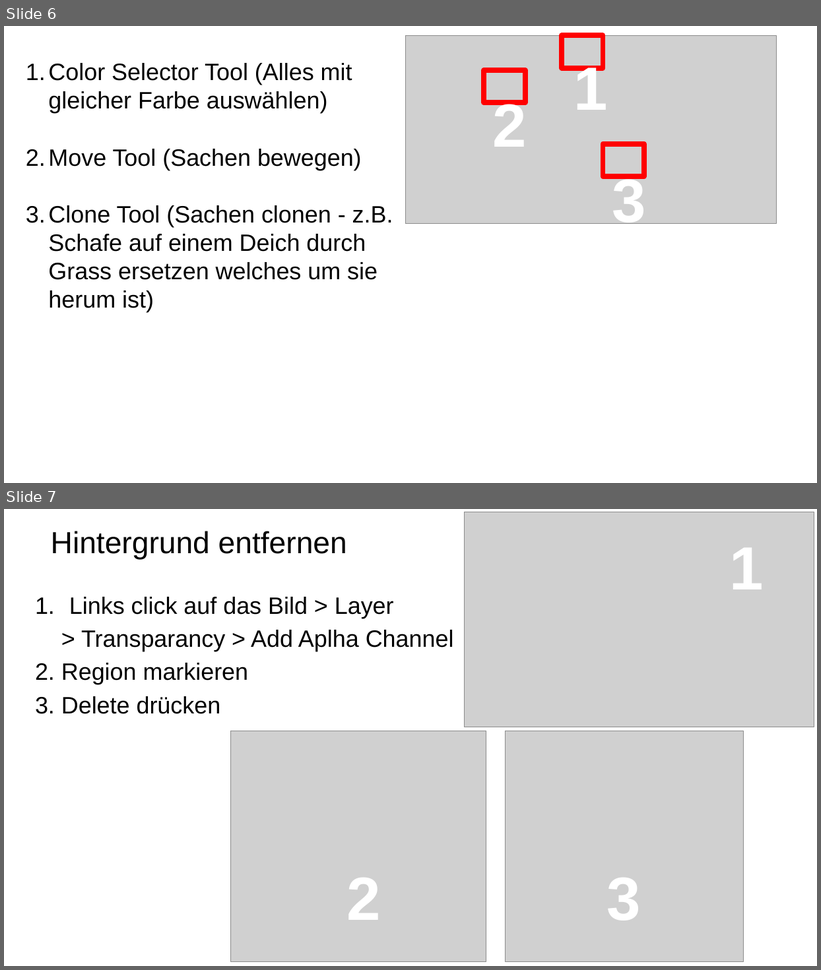
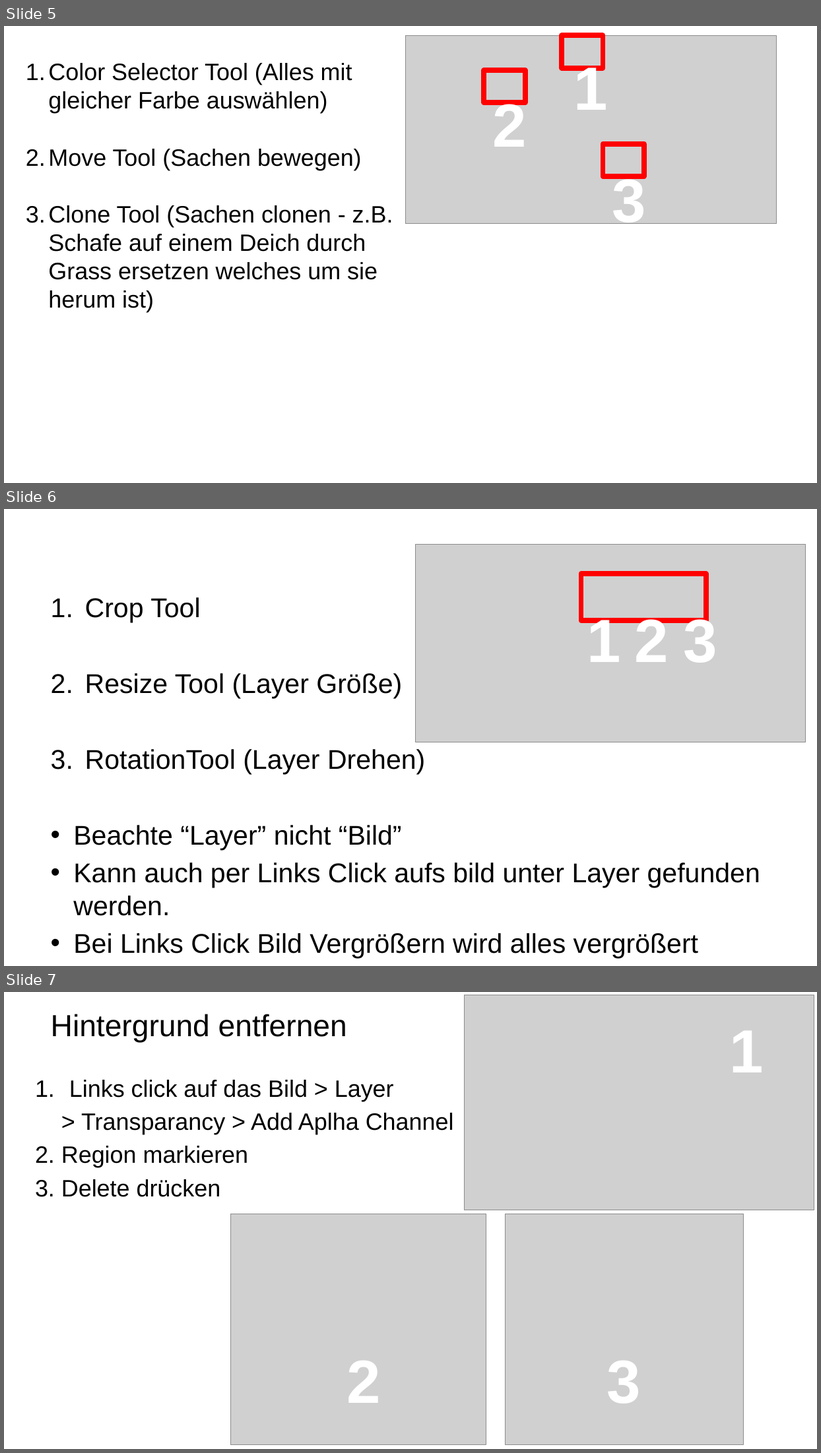
Before and after one commit to leolion3/University_Stuff, a slide deck: Medieninformatik 1/temp/MI1-8--12.12.2019.pptx. Shown one above the other, each under a label of ours: slides 6 and 7 before the commit, slides 5, 6 and 7 after it. The pictures are 821x970 and 821x1453 pixels, drawn with LibreOffice and Linux fonts; fonts in the diff are those of the drawing; grey boxes stand for pictures; background and template pictures are left out. Boxes give left, top, right and bottom in pixels: in the first picture for what was removed or moved away, otherwise in the second. Text is boxed around its words. In the diff, an @@ line names an element or a change of style, - is before the commit and + after.

```diff
--- a/Medieninformatik 1/temp/MI1-8--12.12.2019.pptx
+++ b/Medieninformatik 1/temp/MI1-8--12.12.2019.pptx
@@ slide 6 added at (4, 509, 817, 966), background picture (left out) @@
@@ picture added at (416, 545, 805, 743) @@
@@ rectangle added at (581, 574, 706, 621), outline #FF0000 6 pt @@
@@ text added at (73, 597, 760, 959), 32 pt, text #000000 @@
+1. Crop Tool
+2. Resize Tool (Layer Größe)
+3. RotationTool (Layer Drehen)
+• Beachte “Layer” nicht “Bild”
+• Kann auch per Links Click aufs bild unter Layer gefunden werden.
+• Bei Links Click Bild Vergrößern wird alles vergrößert
@@ text added at (581, 598, 616, 678), 72 pt, text #FFFFFF, bold @@
+1
@@ text added at (628, 598, 664, 678), 72 pt, text #FFFFFF, bold @@
+2
@@ text added at (677, 598, 713, 678), 72 pt, text #FFFFFF, bold @@
+3
@@ what was slide 6 is now slide 5 @@
```
Also in this commit, not shown: 1 slide changed, 1 other slide added, 1 slide removed, 1 other file.
